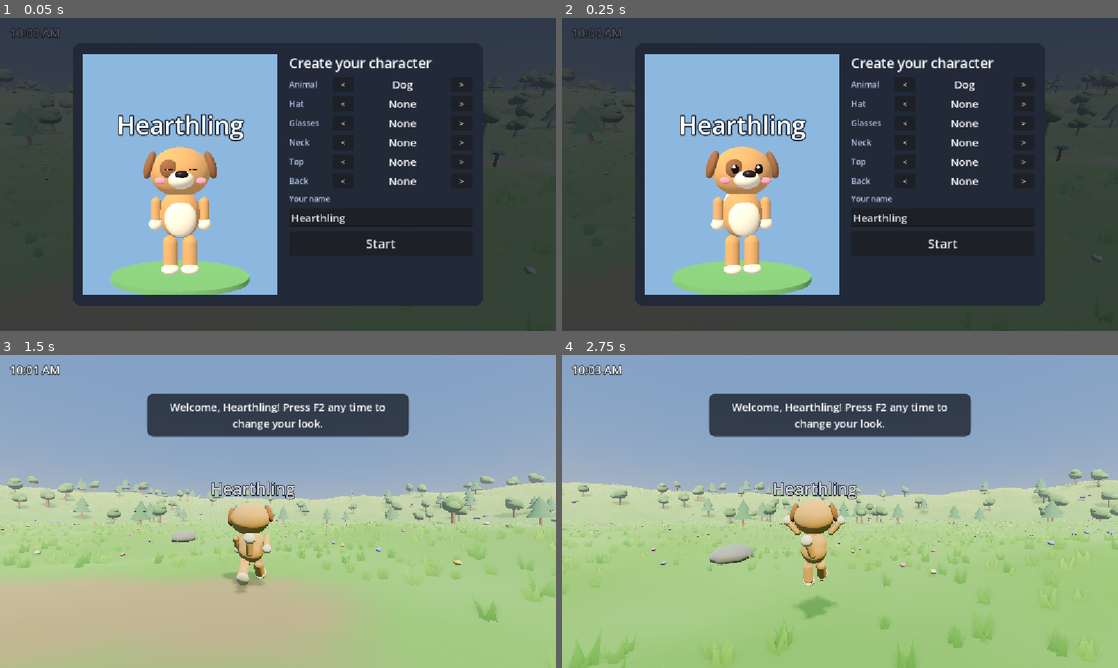
Above: before the commit, frames 1-4 (two rows, left to right).
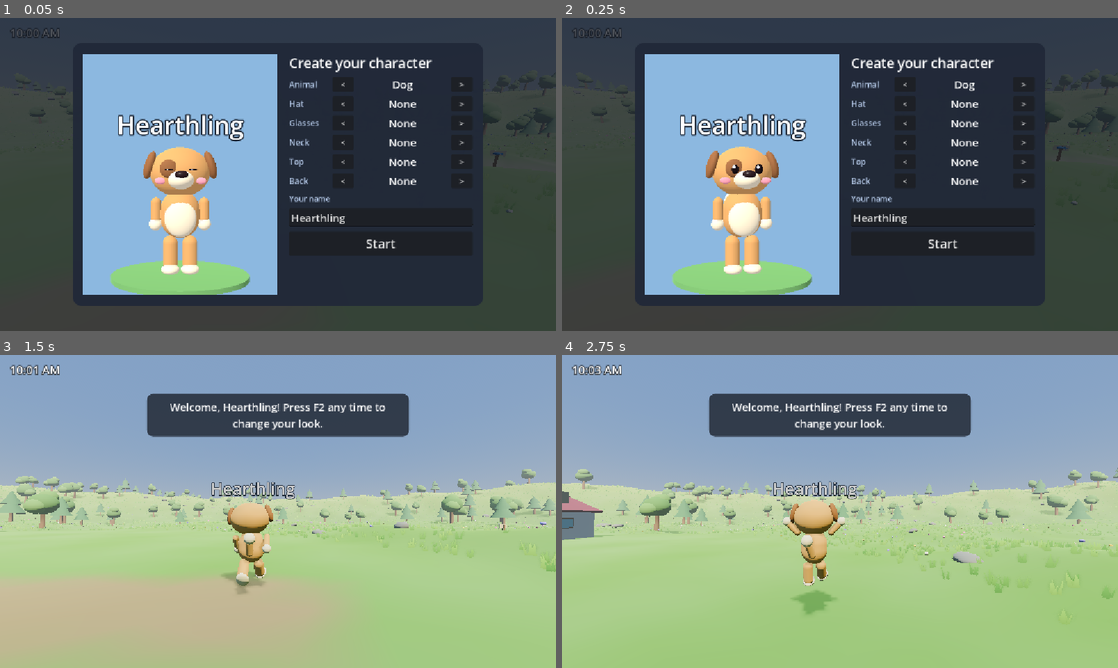
Above: after the commit, the same moments.

Repository: poncema4/Hearthwild
Game: Godot game, scene res://scenes/world/world.tscn
Same seed, same stepped clock (60 frames per second), same inputs: the game is played once before the commit and once after it.
Inputs (mouse positions are in pixels of both pictures, inside the frame that each line leads up to):
- Up to frame 1 (0.05 s): no input
- Up to frame 2 (0.25 s): no input
- Up to frame 3 (1.5 s): click "Start" at 0.5 s; tap F at 1.25 s; move the mouse to (305, 511) at 1.27 s; hold W (move_forward) from 1.28 s (still down); hold Shift (sprint) from 1.28 s (still down); click (305, 511) at 1.42 s
- Up to frame 4 (2.75 s): keep holding W (move_forward); tap Space (jump) at 1.52, 1.55, 1.82, 2.1, 2.27, 2.57 s; tap F at 2 s; move the mouse to (812, 511) at 2.02 s; release Shift (sprint) at 2.03 s; tap Shift (sprint) at 2.3 s

The runs differ from the first frame. In frame 1, 0.2% of the frame differs, in the area x 0-100%, y 22-82%; in frame 2, 0.2%; in frame 3, 6.1%; in frame 4, 8.4%, in the area x 0-100%, y 36-100%.

Commit message:
feat: bigger village (8 cottages), vector acceleration, doc-drift checks
- Five new cottages in a ring 24 m out (30/75/120/160/230 degrees), each with its own dirt
  path, a lamp post and a bench on a free spot; village flat zone 30 m.
- Player acceleration is a vector (a diagonal heading no longer curves), and
  wall_min_slide_angle = 0 so walking into a wall always slides (lesson 54).
- Tests: heading-curve test (control proves 8 degrees on the old code), sprint test finds
  an open lane at runtime, day/night test counts the real lamps, village shots (ring overview
  and ring house); render budget raised on purpose.
- check_repo.py now checks the world facts in AGENTS.md against the code (size, walls,
  cottage count, flat radius). Docs and lessons 53-54 updated.

Co-Authored-By: Claude Sonnet 5.5 <noreply@anthropic.com>

Diff:
--- a/scenes/world/world.tscn
+++ b/scenes/world/world.tscn
@@ -67,7 +67,7 @@
 
 [node name="Terrain" type="StaticBody3D" parent="."]
 script = ExtResource("1_terrain")
-path_lines = Array[PackedVector2Array]([PackedVector2Array(0 …(119 unchanged characters)… ), PackedVector2Array(-20, 7.4, -20, 14)])
+path_lines = Array[PackedVector2Array]([PackedVector2Array(0 …(119 unchanged characters)… ), PackedVector2Array(-20, 7.4, -20, 14), PackedVector2Array(-2.14, 24.3, -20, 14), PackedVector2Array(-14.68, 33.92, -20, 14), PackedVector2Array(-30.3, 31.86, -20, 14), PackedVector2Array(-39.4, 21.04, -20, 14), PackedVector2Array(-33.22, -1.79, -20, 14)])
 
 [node name="Nature" type="Node3D" parent="."]
 script = ExtResource("2_scatter")
--- a/scripts/player/player_controller.gd
+++ b/scripts/player/player_controller.gd
@@ -56,6 +56,9 @@
 	# 7 m/s otherwise hops off the ground for a frame) and keep speed on slopes.
 	floor_snap_length = 0.5
 	floor_constant_speed = true
+	# Walking almost head-on into a wall (within 15 degrees of its normal, the default) stops dead instead of
+	# sliding along it. Zero lets the player always slide (the village test walks 5 degrees off a wall; lesson 54).
+	wall_min_slide_angle = 0.0
 
 
 func _physics_process(delta: float) -> void:
@@ -80,8 +83,11 @@
 	var speed := sprint_speed if wants_sprint() else walk_speed
 	var target := direction * speed
 
-	velocity.x = move_toward(velocity.x, target.x, acceleration * delta)
-	velocity.z = move_toward(velocity.z, target.z, acceleration * delta)
+	# Accelerate as a VECTOR toward the target velocity. Doing x and z separately made a diagonal heading
+	# curve while speeding up, which left a sideways slide along any wall that is not axis-aligned (lesson 54).
+	var flat_velocity := Vector2(velocity.x, velocity.z).move_toward(Vector2(target.x, target.z), acceleration * delta)
+	velocity.x = flat_velocity.x
+	velocity.z = flat_velocity.y
 	move_and_slide()
 	var flat := Vector2(velocity.x, velocity.z)
 	var forward := Vector2(-_body.global_transform.basis.z.x, -_body.global_transform.basis.z.z)
--- a/scripts/world/terrain.gd
+++ b/scripts/world/terrain.gd
@@ -52,7 +52,7 @@
 		village_center = value
 		_rebuild()
 ## Inside this radius the ground is perfectly flat (height 0) so buildings sit true.
-@export var village_flat_radius: float = 14.0:
+@export var village_flat_radius: float = 30.0:
 	set(value):
 		village_flat_radius = value
 		_rebuild()
--- a/scripts/world/village.gd
+++ b/scripts/world/village.gd
@@ -1,8 +1,9 @@
 @tool
 class_name Village
 extends Node3D
-## The small village: three cottages around a plaza with a well, lamp posts,
-## benches, a notice board and a bit of fence.
+## The village: three cottages around a plaza with a well, lamp posts, benches,
+## a notice board and a bit of fence, and a ring of five more cottages about 24 m out,
+## each with its own dirt path to the plaza, a lamp post and a bench.
 ##
 ## Everything is placed relative to `Terrain.village_center`, on the flat
 ## village ground (y = 0). Houses face the plaza. The dirt paths that link the
@@ -20,7 +21,16 @@
 	[Vector2(-9, -2), 90.0, Color(0.96, 0.89, 0.76), Color(0.78, 0.38, 0.30)],
 	[Vector2(9, -1), -90.0, Color(0.88, 0.93, 0.85), Color(0.35, 0.50, 0.62)],
 	[Vector2(0, -10), 0.0, Color(0.95, 0.86, 0.80), Color(0.55, 0.35, 0.28)],
+	[Vector2(20.8, 12.0), -120.0, Color(0.97, 0.92, 0.72), Color(0.30, 0.55, 0.55)],
+	[Vector2(6.2, 23.2), -165.0, Color(0.96, 0.84, 0.84), Color(0.50, 0.32, 0.26)],
+	[Vector2(-12.0, 20.8), 150.0, Color(0.85, 0.93, 0.82), Color(0.82, 0.45, 0.25)],
+	[Vector2(-22.6, 8.2), 109.9, Color(0.95, 0.93, 0.88), Color(0.28, 0.34, 0.55)],
+	[Vector2(-15.4, -18.4), 39.9, Color(0.90, 0.86, 0.95), Color(0.55, 0.25, 0.32)],
 ]
+
+## The first CORE_HOUSES entries stand right at the plaza (their props are placed by hand below);
+## the rest form the outer ring, whose lamp post and bench are placed from each door.
+const CORE_HOUSES := 3
 
 var _terrain: Terrain
 var _generated: Node3D
@@ -78,6 +88,54 @@
 	for x in [4.0, 6.0, 8.0]:
 		_place(VillageProps.fence(), Vector2(x, 9), 0.0)
 
+	# Last: the ring's props look for free spots among everything placed above.
+	for ring_house in houses.slice(CORE_HOUSES):
+		_place_ring_props(ring_house)
+
+
+## A lamp post and a bench beside the dirt path from this cottage's door to the plaza. Each takes the first
+## free spot found walking along the path (clear of every house and prop), so the ring never collides with the
+## core props or a neighbour.
+func _place_ring_props(house: House) -> void:
+	var door := house.door_outside(0.9)
+	var toward := center() - door
+	toward.y = 0.0
+	var length := toward.length()
+	var along := toward / length
+	var side := Vector3(-along.z, 0.0, along.x)
+	var lamp_at := _free_spot(door, along, side, length, [0.55, 0.5, 0.6, 0.45, 0.65, 0.4], [2.0, 1.4, -2.0, -1.4])
+	var bench_at := _free_spot(door, along, side, length, [0.3, 0.35, 0.25, 0.4, 0.2], [-2.2, -2.8, 2.2, 2.8])
+	if lamp_at != Vector3.INF:
+		_place(VillageProps.lamp_post(), Vector2(lamp_at.x, lamp_at.z) - _terrain.village_center, 0.0)
+	else:
+		push_warning("Village: no free spot for the lamp post of %s" % house.name)
+	if bench_at != Vector3.INF:
+		_place(VillageProps.bench(), Vector2(bench_at.x, bench_at.z) - _terrain.village_center, house.rotation_degrees.y)
+	else:
+		push_warning("Village: no free spot for the bench of %s" % house.name)
+
+
+## First point `fraction` of the way from `door` to the plaza (then `offset` to the side) that is at least 3.2 m
+## from every house footprint and 3.2 m from every placed prop (the village test needs 3 m of clear air in front of a prop); Vector3.INF if none.
+func _free_spot(door: Vector3, along: Vector3, side: Vector3, length: float, fractions: Array, offsets: Array) -> Vector3:
+	for fraction in fractions:
+		for offset in offsets:
+			var point: Vector3 = door + along * length * fraction + side * offset
+			var free := true
+			for house in houses:
+				var local := house.to_local(point)
+				if absf(local.x) < House.WIDTH * 0.5 + 3.2 and absf(local.z) < House.DEPTH * 0.5 + 3.2:
+					free = false
+					break
+			if free:
+				for prop in props:
+					if prop.global_position.distance_to(point) < 3.2:
+						free = false
+						break
+			if free:
+				return point
+	return Vector3.INF
+
 
 func _at(offset: Vector2) -> Vector3:
 	return center() + Vector3(offset.x, 0.0, offset.y)
--- a/tests/functional/test_daynight.gd
+++ b/tests/functional/test_daynight.gd
@@ -143,7 +143,8 @@
 	for lamp in lamps:
 		if (lamp as Light3D).light_energy > 2.0 and (lamp as Light3D).visible:
 			lit += 1
-	kit.check("all 4 village lamps are lit at midnight", lamps.size() == 4 and lit == 4, "%d lamps, %d lit" % [lamps.size(), lit])
+	var village_lamps := kit.village.props.filter(func(p): return p.get_meta("kind") == "LampPost").size()  # not a literal: the village grew from 4 to 9 (lesson 53)
+	kit.check("all %d village lamps are lit at midnight" % village_lamps, village_lamps >= 9 and lamps.size() == village_lamps and lit == village_lamps, "%d lamps in the group, %d placed by the village, %d lit" % [lamps.size(), village_lamps, lit])
 	dn.set_time(12.0)
 	var dark := 0
 	for lamp in lamps:
@@ -178,7 +179,7 @@
 	for lamp in night_lamps:
 		if (lamp as Light3D).light_energy > 2.0:
 			night_lit += 1
-	kit.check("a world that starts at midnight paused has all 4 lamps lit", night_lamps.size() == 4 and night_lit == 4, "%d lamps, %d lit" % [night_lamps.size(), night_lit])
+	kit.check("a world that starts at midnight paused has all %d lamps lit" % village_lamps, night_lamps.size() == village_lamps and night_lit == village_lamps, "%d lamps, %d lit" % [night_lamps.size(), night_lit])
 	night_world.queue_free()
 	await kit.physics_frames(2)
 
--- a/tests/functional/test_movement_feel.gd
+++ b/tests/functional/test_movement_feel.gd
@@ -131,10 +131,15 @@
 					"airborne=%s, best upward speed %.2f m/s" % [airborne, best_vy])
 
 	# 9. Sprint is continuous: holding Shift keeps full speed (with or without jumping) on
-	# an open lane (south of the spawn: nothing solid for 28 m), and letting go ends it.
+	# an open lane (nothing solid for 30 m, found at runtime: the village grew onto the old south lane, lesson 54),
+	# and letting go ends it.
+	var lane := _open_lane(kit)
+	kit.check("the spawn has an open 30 m lane for the sprint test", lane != Vector3.ZERO, "every one of 16 headings is blocked by a tree, rock, house, prop or the pond")
+	if lane == Vector3.ZERO:
+		lane = Vector3.BACK
 	for jumping in [false, true]:
 		await _reset(kit)
-		kit.face(Vector3.BACK)
+		kit.face(lane)
 		Input.action_press("sprint")
 		Input.action_press("move_forward")
 		if jumping:
@@ -162,7 +167,52 @@
 					"%.2f m/s 40 frames after release" % kit.horizontal_speed())
 		Input.action_release("move_forward")
 
+	# 10. Speeding up keeps the heading straight (lesson 54): from a standstill on a 37 degree diagonal the velocity
+	# points at the target direction on EVERY frame. Accelerating x and z separately curved it (about 8 degrees off).
+	await _reset(kit)
+	var diagonal := Vector3(0.6, 0.0, -0.8)
+	kit.face(diagonal)
+	Input.action_press("move_forward")
+	var worst_off := 0.0
+	var samples := 0
+	for i in 12:
+		await kit.physics_frames(1)
+		var flat := Vector2(kit.player.velocity.x, kit.player.velocity.z)
+		if flat.length() > 0.3:
+			samples += 1
+			worst_off = maxf(worst_off, absf(rad_to_deg(flat.angle_to(Vector2(diagonal.x, diagonal.z)))))
+	Input.action_release("move_forward")
+	kit.check("speeding up along a diagonal never curves the heading (worst %.2f degrees over %d frames, limit 1.5)" % [worst_off, samples], samples >= 6 and absf(worst_off) < 1.5, "worst %.2f over %d frames" % [worst_off, samples])
+
 	kit.finish()
+
+
+## A heading from the spawn with nothing solid within 1.6 m of the next 30 m (trees, rocks, houses, props, the pond),
+## preferring south; Vector3.ZERO if every heading is blocked.
+func _open_lane(kit: PlaytestKit) -> Vector3:
+	var blockers: Array[Vector3] = []
+	var radii: Array[float] = []
+	for tree in kit.nature.get_trees():
+		blockers.append(tree.global_position); radii.append(1.6)
+	for rock in kit.nature.get_rocks():
+		blockers.append(rock.global_position); radii.append(2.2)
+	for house in kit.village.houses:
+		blockers.append(house.global_position); radii.append(4.6)
+	for prop in kit.village.props:
+		blockers.append(prop.global_position); radii.append(1.8)
+	blockers.append(Vector3(kit.terrain.pond_center.x, 0.0, kit.terrain.pond_center.y)); radii.append(kit.terrain.pond_radius + 1.5)
+	for i in 16:
+		var step := ceili(i / 2.0) * (1 if i % 2 == 1 else -1)
+		var heading := Vector3.BACK.rotated(Vector3.UP, deg_to_rad(22.5 * step))
+		var clear := true
+		for b in blockers.size():
+			var along := clampf(blockers[b].dot(heading), 0.0, 30.0)
+			if blockers[b].distance_to(heading * along) < radii[b]:
+				clear = false
+				break
+		if clear:
+			return heading
+	return Vector3.ZERO
 
 
 func _reset(kit: PlaytestKit) -> void:
--- a/tests/functional/test_village.gd
+++ b/tests/functional/test_village.gd
@@ -40,8 +40,8 @@
 	for prop in village.props:
 		var kind: String = prop.get_meta("kind", "?")
 		tally[kind] = tally.get(kind, 0) + 1
-	kit.check("village has 3 houses and exactly 1 well, 4 lamp posts, 2 benches, 1 notice board, 3 fences, 1 clock",
-			village.houses.size() == 3 and tally == {"Well": 1, "LampPost": 4, "Bench": 2, "NoticeBoard": 1, "Fence": 3, "Clock": 1},
+	kit.check("village has 8 houses (3 at the plaza, 5 in the ring) and exactly 1 well, 9 lamp posts, 7 benches, 1 notice board, 3 fences, 1 clock",
+			village.houses.size() == 8 and tally == {"Well": 1, "LampPost": 9, "Bench": 7, "NoticeBoard": 1, "Fence": 3, "Clock": 1},
 			"%d houses, props %s" % [village.houses.size(), tally])
 
 	# Ground under every house corner and prop is flat (height 0): a slope here
--- a/tests/playtests/playtest_village.gd
+++ b/tests/playtests/playtest_village.gd
@@ -16,6 +16,8 @@
 	"village/house1_interior": ["Player standing inside the first cottage facing the back wall; the camera is 3 m behind,  …(195 unchanged characters)…
 	"village/house3_back": ["Behind the third cottage (pink walls, brown roof), looking at its back wall.", "Solid back wall with a roof overhang and the chimney; the ground is flat and grass reaches the wall."],
 	"village/well_and_lamps": ["Standing at (-12, 20) looking at the well in the plaza.", "Stone well with a small red roof, lamp posts with a warm glowing lantern, a bench, cobble ground that blends into grass."],
+	"village/ring_overview": ["Standing in the plaza (-20, 16) with a 30 m camera boom (screenshots only; the player's zoom stops at 8 m) at a steep -62 degree pitch, looking south.", "The plaza and well in the middle with cottages around it AND a ring of cottages further out, each with a dirt path to the plaza, a lamp post and a bench; open grass between the ring houses; nothing overlapping."],
+	"village/ring_house": ["Standing on the path in front of a ring cottage (south-east of the plaza), looking at its door from 5 m.", "A cottage with its own colours, a closed door, a dirt path running from the doorstep toward the plaza, a lamp post and a bench beside the path; no prop in front of the door."],
 	"village/notice_board": ["Standing south-west of the notice board at (-18.5, 10.8), camera aimed so the board is right of the player.", "The board is fully visible beside the capsule: two wooden posts and three pale notes; flat ground; nothing floating."],
 }
 
@@ -74,6 +76,14 @@
 	await _frame(Vector3(-18.5, NAN, 10.8), Vector3(4, 0, -3.3).normalized(), 3.5, -10.0)
 	await _take("notice_board")
 
+	await _frame(Vector3(-20, NAN, 16), Vector3.BACK, 30.0, -62.0)
+	await _take("ring_overview")
+
+	var ring: House = kit.village.houses[3]
+	var in_front := ring.door_outside(5.0)
+	await _frame(Vector3(in_front.x, NAN, in_front.z), -ring.global_transform.basis.z, 4.5, -10.0)
+	await _take("ring_house")
+
 	print("SCREENSHOTS: %s/village/%s" % [kit.shots_base, kit.shots_stamp])
 	kit.finish()
 
--- a/tests/playtests/playtest_visual_tour.gd
+++ b/tests/playtests/playtest_visual_tour.gd
@@ -134,13 +134,14 @@
 	await _frame(Vector3(spot.x, NAN, spot.z), -toward_centre, distance, pitch_degrees)
 
 
-## Per-frame cost ceilings, measured as the WORST frame of this tour on the 240 m world (1.48 M triangles, 2,084
-## objects, 833 draw calls; the spawn view alone is much lighter, so measure the tour, not one view) plus about 35%. They catch "someone scattered 10x the trees" without an agent. Raise them
+## Per-frame cost ceilings, measured as the WORST frame of this tour (1.58 M triangles, 2,469 objects, 1,363 draw calls
+## on Forward+ / 2,457 on Compatibility, with the 8-cottage village; the first 240 m world measured 1.48 M / 2,084 / 833,
+## and the spawn view alone is much lighter, so measure the tour, not one view) plus about 35%. They catch "someone scattered 10x the trees" without an agent. Raise them
 ## on purpose, in a PR that says why (the world is meant to grow, step by step).
-const BUDGET_PRIMITIVES := 2_000_000
-const BUDGET_OBJECTS := 2_800
-## Draw calls differ by renderer (Compatibility has no batching and more passes): Forward+ 833, Compatibility 2,072 measured.
-const BUDGET_DRAW_CALLS := {"forward_plus": 1_150, "gl_compatibility": 2_800}
+const BUDGET_PRIMITIVES := 2_150_000
+const BUDGET_OBJECTS := 3_350
+## Draw calls differ by renderer (Compatibility has no batching and more passes): Forward+ 1,363, Compatibility 2,457 measured.
+const BUDGET_DRAW_CALLS := {"forward_plus": 1_850, "gl_compatibility": 3_300}
 var _worst := {"primitives": 0, "objects": 0, "draw_calls": 0}
 
 
Not shown, changed: .claude/agents/sage.md
Not shown, changed: AGENTS.md
Not shown, changed: README.md
Not shown, changed: docs/INTENTIONAL.md
Not shown, changed: tests/tools/check_repo.py
